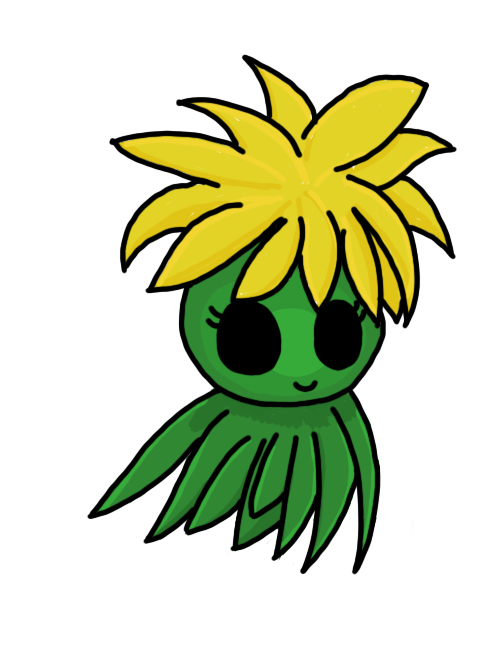
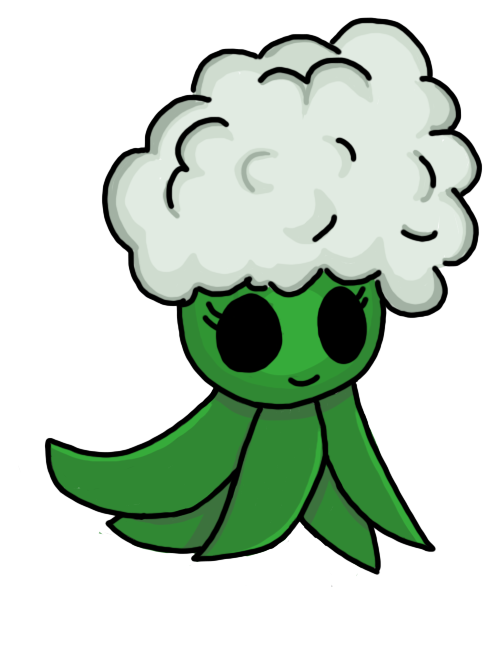
Before/after of a 500×650 layered artwork. What changed in the layer stack:
hid group "Daughter dandi frame 4" (10 layers), moved it into group "Group 1" over [86,53,458,587]
added group "Frame 6" with 12 layers above "Frame 5" over [18,17,483,587]
added layer "head outline" (1st of 6, in "Frame 6") in group "Frame 6" over [101,17,483,411]
added layer "Layer 10" (1st of 6, in "Frame 6") in group "Frame 6" over [106,35,478,314]
added layer "Layer 9" (1st of 6, in "Frame 6") in group "Frame 6" over [105,20,478,316]
added layer "Layer 8" (1st of 6, in "Frame 6") in group "Frame 6" over [106,17,478,315]
added group "Group 3" (1st of 5, in "Frame 6") with 2 layers in group "Frame 6" over [181,250,386,411]
added layer "Layer 19" in group "Group 3" over [193,250,374,390]
added layer "Head colour base" (1st of 10, in "Frame 6" › "Group 3") in group "Group 3" over [181,264,386,411]
added layer "Head colour base" (2nd of 10, in "Frame 6") in group "Frame 6" over [178,269,383,416]
added layer "Layer 12" in group "Frame 6" over [44,381,436,576]
added layer "Body Outline" (1st of 5, in "Frame 6") in group "Frame 6" over [18,377,424,587]
added layer "Layer 24" in group "Frame 6" over [44,379,430,564]
added layer "Body colour base" (1st of 6, in "Frame 6") in group "Frame 6" over [47,380,429,587]